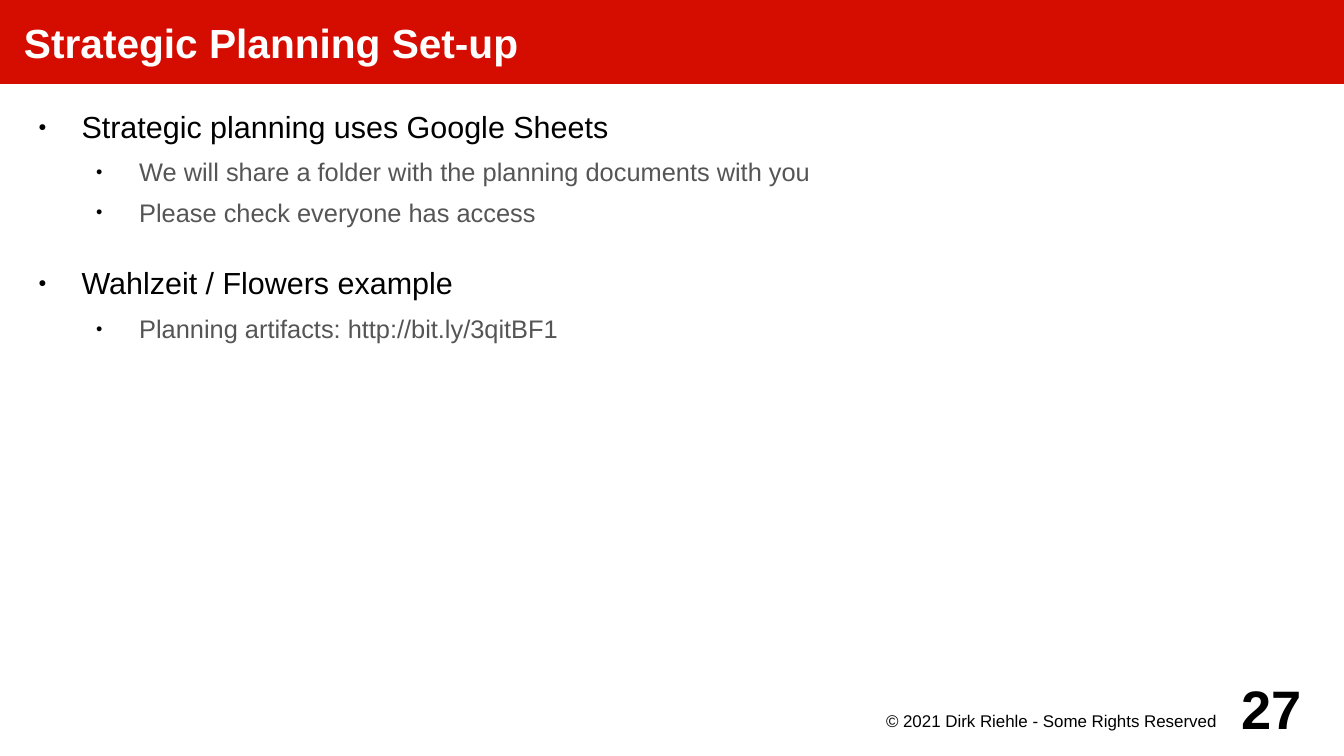
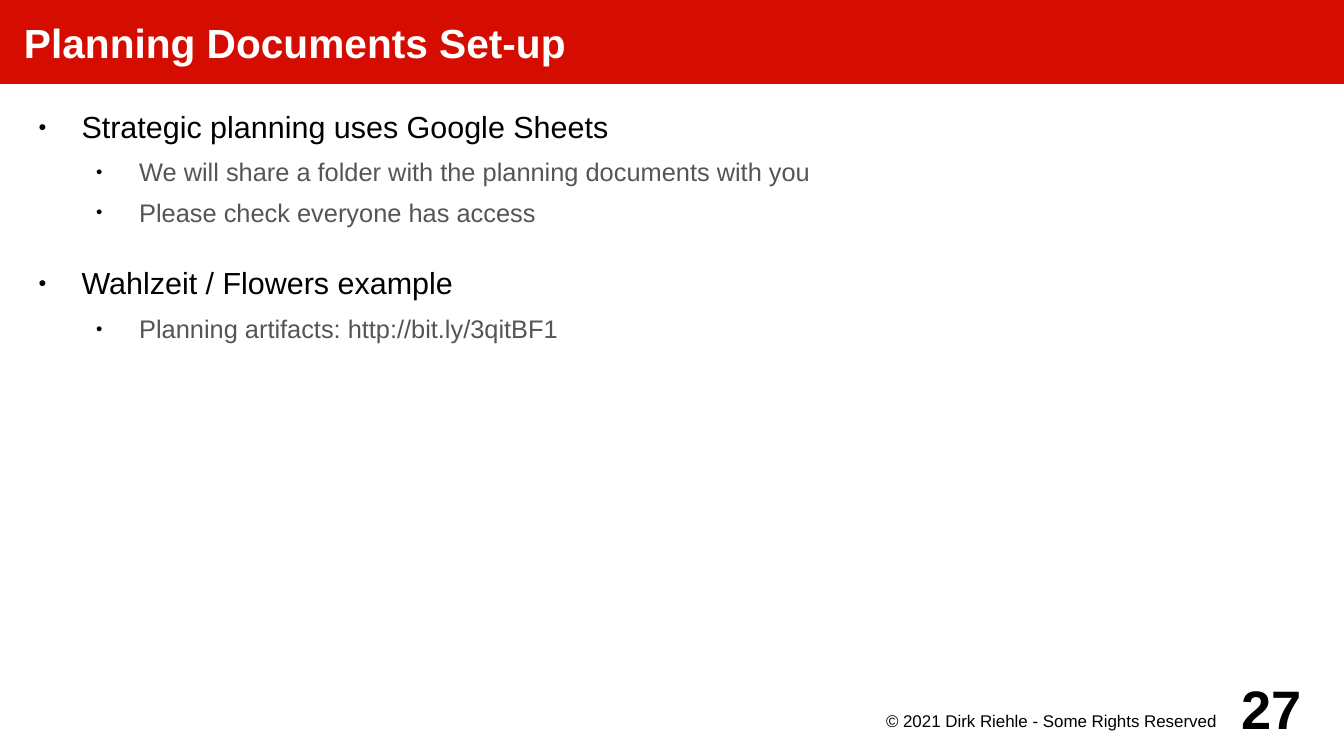
Before and after one commit to dirkriehle/amos-course, a slide deck: slide 27 of Lecture slides/AMOS A02 - Project Setup.odp. Drawn at 1344x756 pixels with LibreOffice and Linux fonts; fonts in the diff are those of the drawing. Boxes give left, top, right and bottom in pixels: in the first picture for what was removed or moved away, otherwise in the second. Text is boxed around its words. In the diff, an @@ line names an element or a change of style, - is before the commit and + after.

Commit message:
Migrating the impediments backlog out of the planning docs; first steps

```diff
--- a/Lecture slides/AMOS A02 - Project Setup.odp
+++ b/Lecture slides/AMOS A02 - Project Setup.odp
@@ title at [24, 28, 565, 65]: text changed @@
-Strategic Planning Set-up
+Planning Documents Set-up
```
Also in this commit, not shown: 3 other slides changed, 2 slides added, 1 other file.
